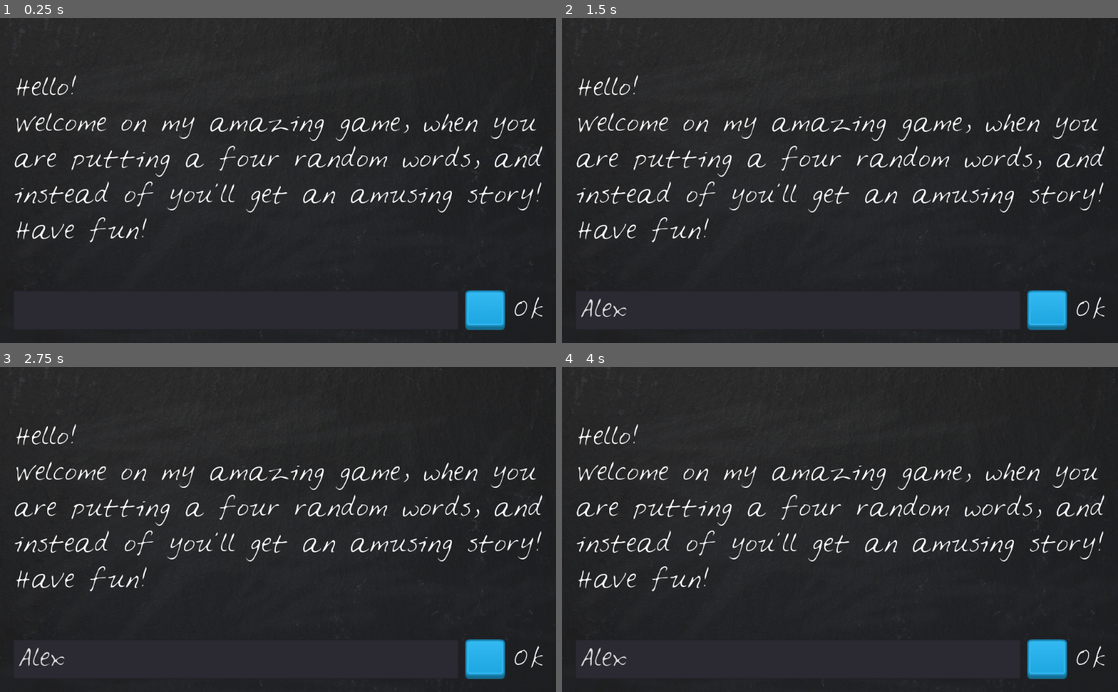
Above: before the commit, frames 1-4 (two rows, left to right).
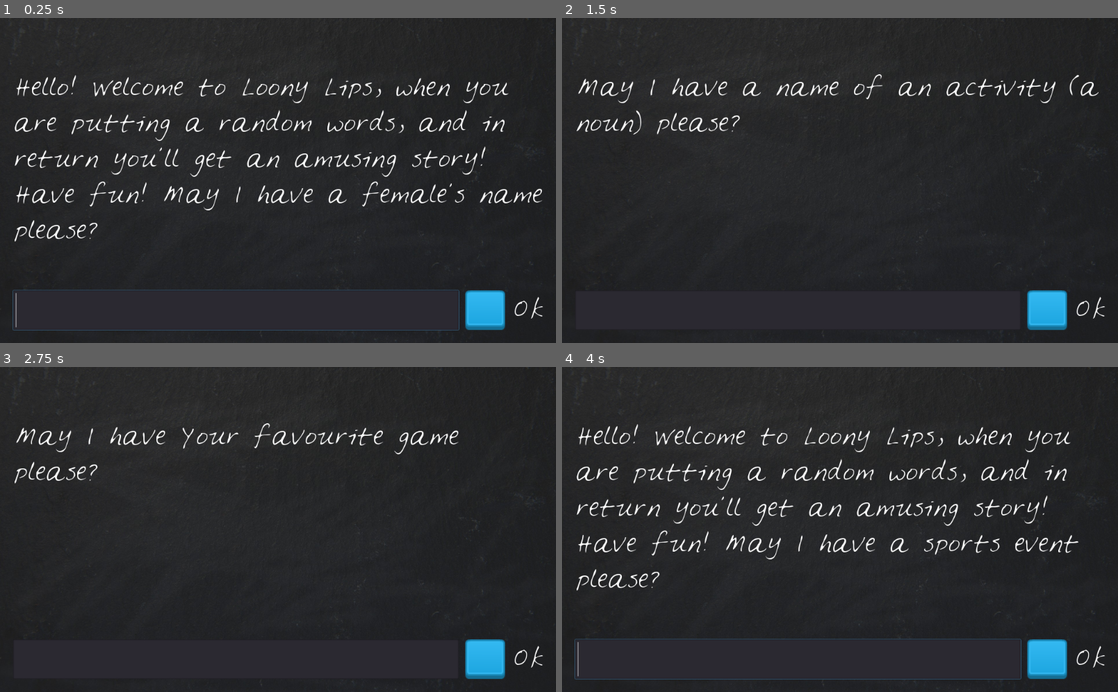
Above: after the commit, the same moments.

Repository: Eyeofthetgr/LoonyLips
Game: Godot game, scene res://LoonyLips.tscn
Same seed, same stepped clock (60 frames per second), same inputs: the game is played once before the commit and once after it.
Inputs (mouse positions are in pixels of both pictures, inside the frame that each line leads up to):
- Up to frame 1 (0.25 s): no input
- Up to frame 2 (1.5 s): click (795, 310) at 0.52 s; type "Alex" at 0.6 s; click (1045, 310) at 1.25 s
- Up to frame 3 (2.75 s): click (483, 659) at 2 s
- Up to frame 4 (4 s): click (1045, 659) at 2.75 s; tap Enter at 3.5 s

The runs differ from the first frame. In frame 1, 7.2% of the frame differs, in the area x 2-98%, y 18-97%; in frame 2, 5.2%; in frame 3, 4.9%; in frame 4, 7.3%.
Error before the commit: Parse Error: The identifier "stories" isn't declared in the current scope. (res://LoonyLips.gd:20)

Commit message:
Modifying LoonyLips.gd

Diff:
--- a/LoonyLips.gd
+++ b/LoonyLips.gd
@@ -15,10 +15,18 @@
 
 
 func set_current_story():
-#	var stories = get_from_json("StoryBook.json")
+	var stories = get_from_json("StoryBook.json")
 	randomize()
 	current_story = stories[randi() % stories.size()]
 
+
+func get_from_json(filename):
+	var file = File.new()
+	file.open(filename, File.READ)
+	var text = file.get_as_text()
+	var data = parse_json(text)
+	file.close()
+	return data
 
 func _on_PlayerText_text_entered(new_text):
 	add_to_player_words()
